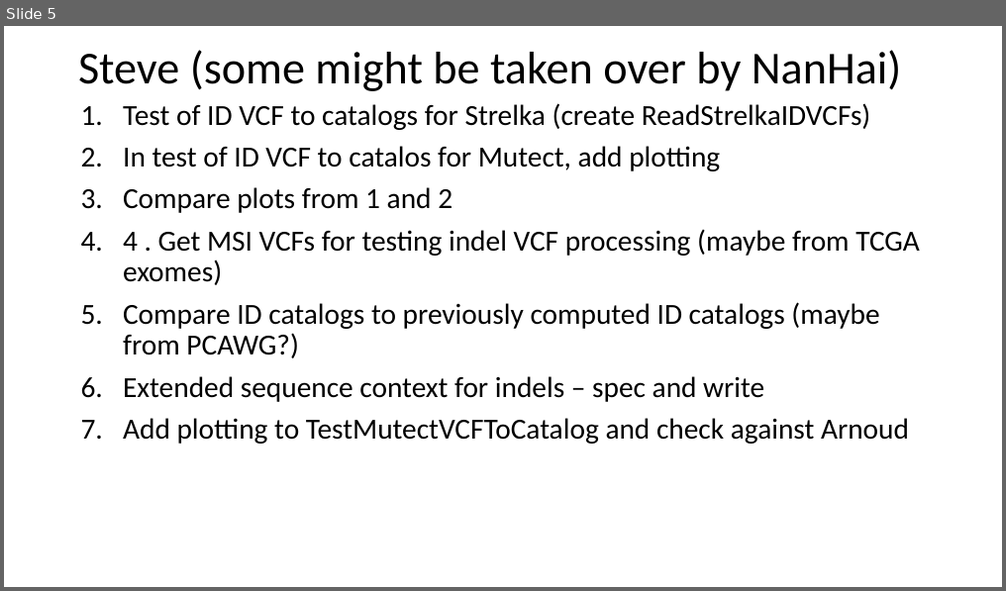
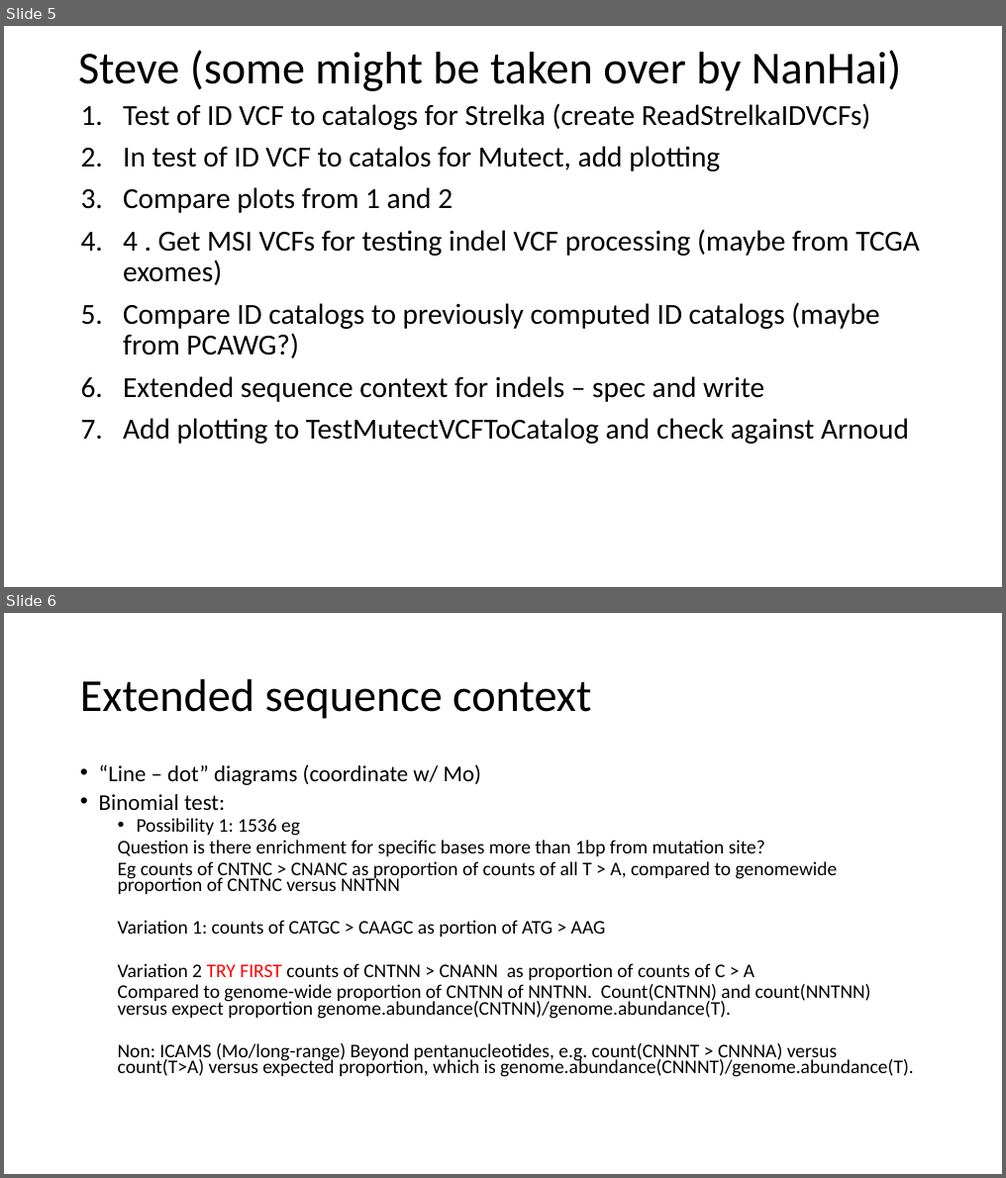
Before and after one commit to steverozen/ICAMS, a slide deck: data-raw/ICAMS-overview.pptx. Shown one above the other, each under a label of ours: slide 5 before the commit, slides 5 and 6 after it. The pictures are 1006x591 and 1006x1178 pixels, drawn with LibreOffice and Linux fonts; fonts in the diff are those of the drawing. Boxes give left, top, right and bottom in pixels: in the first picture for what was removed or moved away, otherwise in the second. Text is boxed around its words. In the diff, an @@ line names an element or a change of style, - is before the commit and + after.

```diff
--- a/data-raw/ICAMS-overview.pptx
+++ b/data-raw/ICAMS-overview.pptx
@@ slide 6 added at bbox=[4, 613, 1002, 1174], background #FFFFFF @@
@@ title added at bbox=[80, 679, 591, 719], 44 pt, text #000000 @@
+Extended sequence context
@@ text added at bbox=[99, 764, 914, 1077], 18.6 pt, text #000000 @@
+• “Line – dot” diagrams (coordinate w/ Mo)
+• Binomial test:
+  • Possibility 1: 1536 eg
+  Question is there enrichment for specific bases more than 1bp from mutation site?
+  Eg counts of CNTNC > CNANC as proportion of counts of all T > A, compared to genomewide proportion of CNTNC versus NNTNN
+  Variation 1: counts of CATGC > CAAGC as portion of ATG > AAG
+  Variation 2 TRY FIRST counts of CNTNN > CNANN as proportion of counts of C > A
+  Compared to genome-wide proportion of CNTNN of NNTNN. Count(CNTNN) and count(NNTNN) versus expect proportion genome.abundance(CNTNN)/genome.abundance(T).
+  Non: ICAMS (Mo/long-range) Beyond pentanucleotides, e.g. count(CNNNT > CNNNA) versus count(T>A) versus expected proportion, which is genome.abundance(CNNNT)/genome.abundance(T).
```
Also in this commit, not shown: 1 slide changed.
